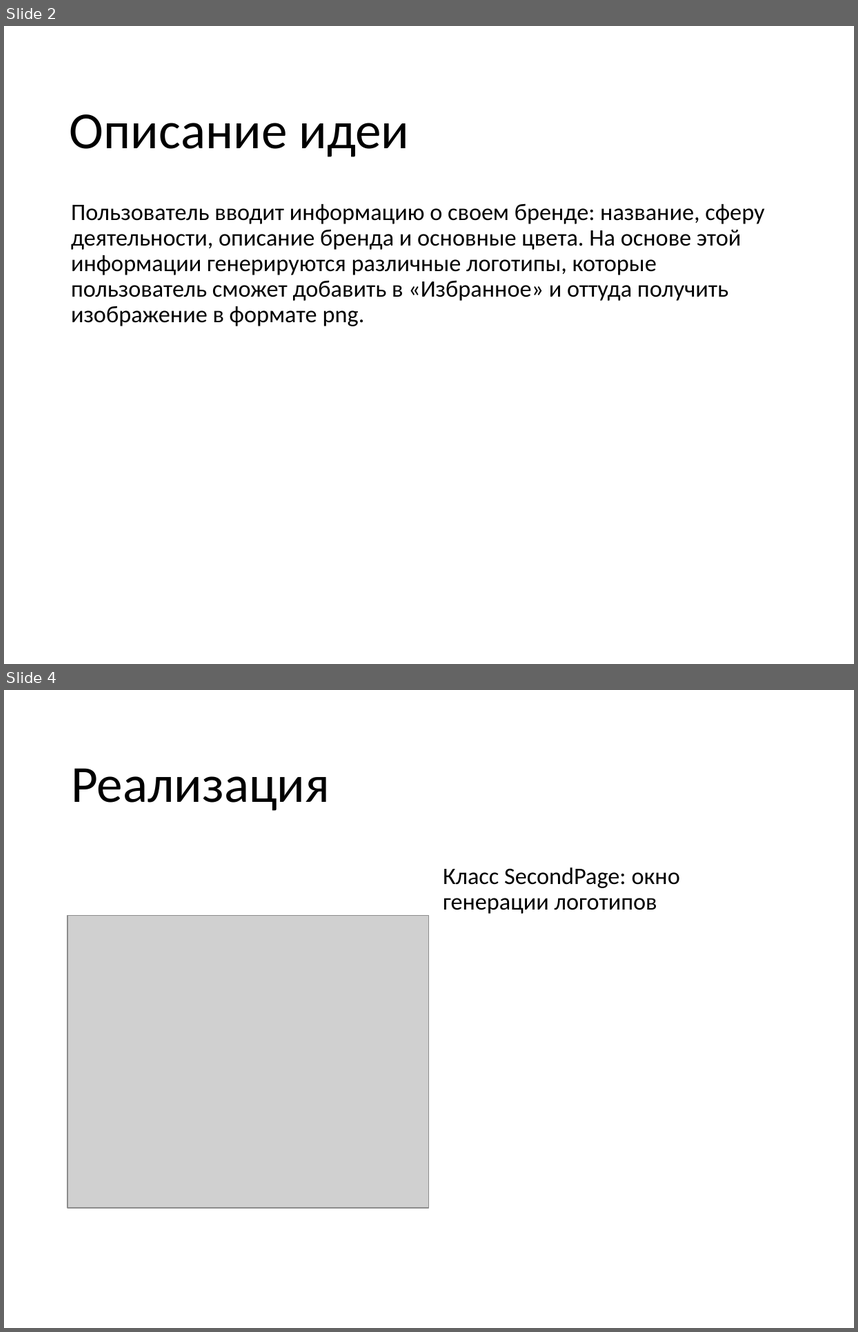
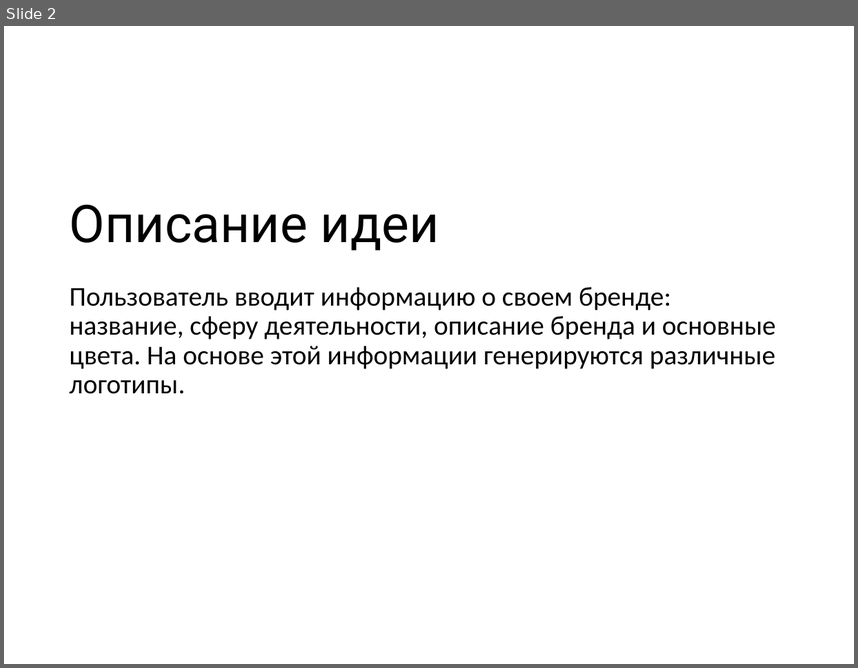
Before and after one commit to paullyaw/logogenerator, a slide deck: Генератор логотипов.pptx. Shown one above the other, each under a label of ours: slides 2 and 4 before the commit, slide 2 after it; the slides between them are not shown. The pictures are 858x1332 and 858x668 pixels, drawn with LibreOffice and Linux fonts; fonts in the diff are those of the drawing; grey boxes stand for pictures; background and template pictures are left out. Boxes give left, top, right and bottom in pixels: in the first picture for what was removed or moved away, otherwise in the second. Text is boxed around its words. In the diff, an @@ line names an element or a change of style, - is before the commit and + after.

```diff
--- a/Генератор логотипов.pptx
+++ b/Генератор логотипов.pptx
@@ slide 4 removed at [4,690,854,1328], background picture (left out) @@
@@ title removed at [71,768,330,811] @@
-Реализация
@@ text removed at [443,867,680,914] @@
-Класс SecondPage: окно генерации логотипов
@@ picture removed at [67,915,429,1208] @@
@@ slide 2 changed as well @@
@@ title "Описание идеи": place and size @@
-title "Описание идеи" at [70,114,409,157]
+title "Описание идеи" at [70,204,439,250]
@@ title "Описание идеи" at [70,204,439,250]: font Calibri to Roboto @@
@@ text at [70,287,776,394]: text changed; size 20 to 23 pt @@
-Пользователь вводит информацию о своем бренде: название, сферу деятельности, описание бренда и основные цвета. На основе этой информации генерируются различные логотипы, которые пользователь сможет добавить в «Избранное» и оттуда получить изображение в формате png.
+Пользователь вводит информацию о своем бренде: название, сферу деятельности, описание бренда и основные цвета. На основе этой информации генерируются различные логотипы.
```
Also in this commit, not shown: 2 other slides changed, 6 slides added, 1 other slide removed.
